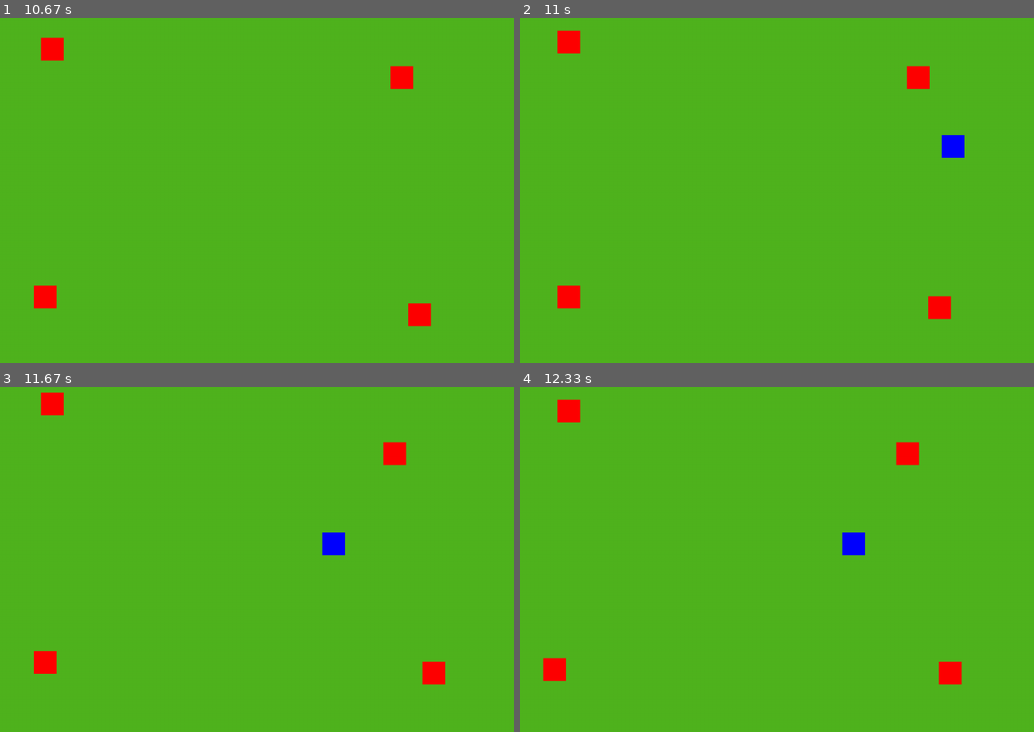
Above: before the commit, frames 1-4 (two rows, left to right).
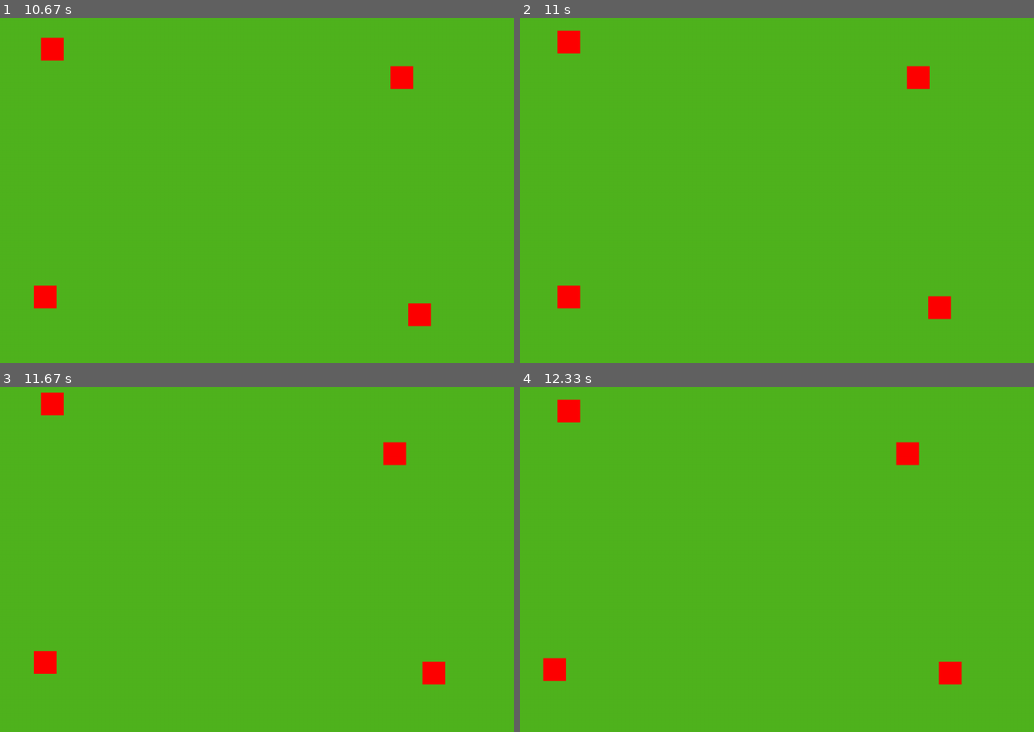
Above: after the commit, the same moments.

Repository: GGindin/Living_Hellscape
Game: pygame game, started from tutorials/dan_demo/bare-bones.py
Two runs of this game, one before a commit and one after it. Both use one fixed random seed, a clock stepped at 60 frames per second and the inputs below.
Inputs:
- Up to frame 1 (10.67 s): hold Up 0.33-0.8 s; hold Right 0.83-1.47 s; hold Down 1.5-1.87 s; hold Left 1.9-2.37 s; hold Right 2.4-2.87 s; hold Up 2.9-3.2 s; hold Right 3.23-3.7 s; hold Left 3.73-4.27 s; hold Down 4.3-4.6 s; hold Left 4.63-5.03 s; hold Up 5.07-5.43 s; hold Right 5.47-6.1 s; hold Down 6.13-6.5 s; hold Left 6.53-7 s; hold Right 7.03-7.5 s; hold Up 7.53-7.83 s; hold Right 7.87-8.33 s; hold Left 8.37-8.9 s; hold Down 8.93-9.23 s; hold Left 9.27-9.67 s; hold Up 9.7-10.07 s; hold Right from 10.1 s (still down)
- Up to frame 2 (11 s): release Right at 10.73 s; hold Down from 10.77 s (still down)
- Up to frame 3 (11.67 s): release Down at 11.13 s; hold Left 11.17-11.63 s
- Up to frame 4 (12.33 s): no input

Frame 1 is identical in both runs. In frame 2, 0.3% of the frame differs, in the area x 81-87%, y 33-41%; in frame 3, 0.3%, in the area x 62-68%, y 42-49%; in frame 4, 0.3%.

Commit message:
Update bare-bones.py

Diff:
--- a/tutorials/dan_demo/bare-bones.py
+++ b/tutorials/dan_demo/bare-bones.py
@@ -237,7 +237,6 @@
     # I highly recommend taking a close look at sprite.spritecollide() and related functions, if for no other reason than to understand the arguments.
     # Additionally, sprite.collide_mask is very useful, because it uses the outer boundaries of the sprite as its hitbox, instead of using a rect value, as is done traditionally.
     if pg.sprite.spritecollide(player, enemy_sprites, False, pg.sprite.collide_mask):
-        player.alive = False
         player.kill() # This call removes the player sprite from all sprite groups.
 
     # Update loop. Calls the update() functions for every indicated sprite group.
